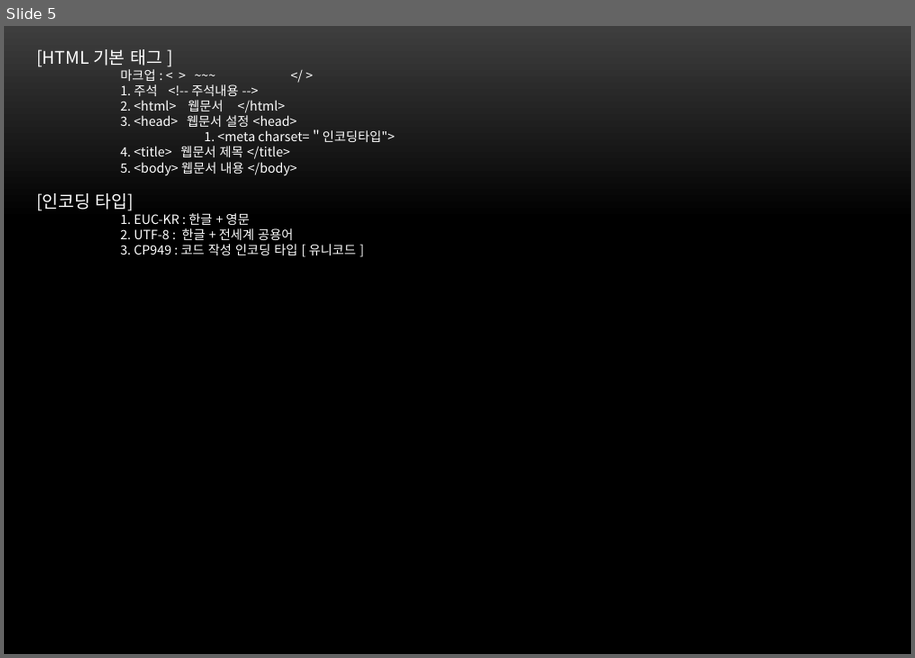
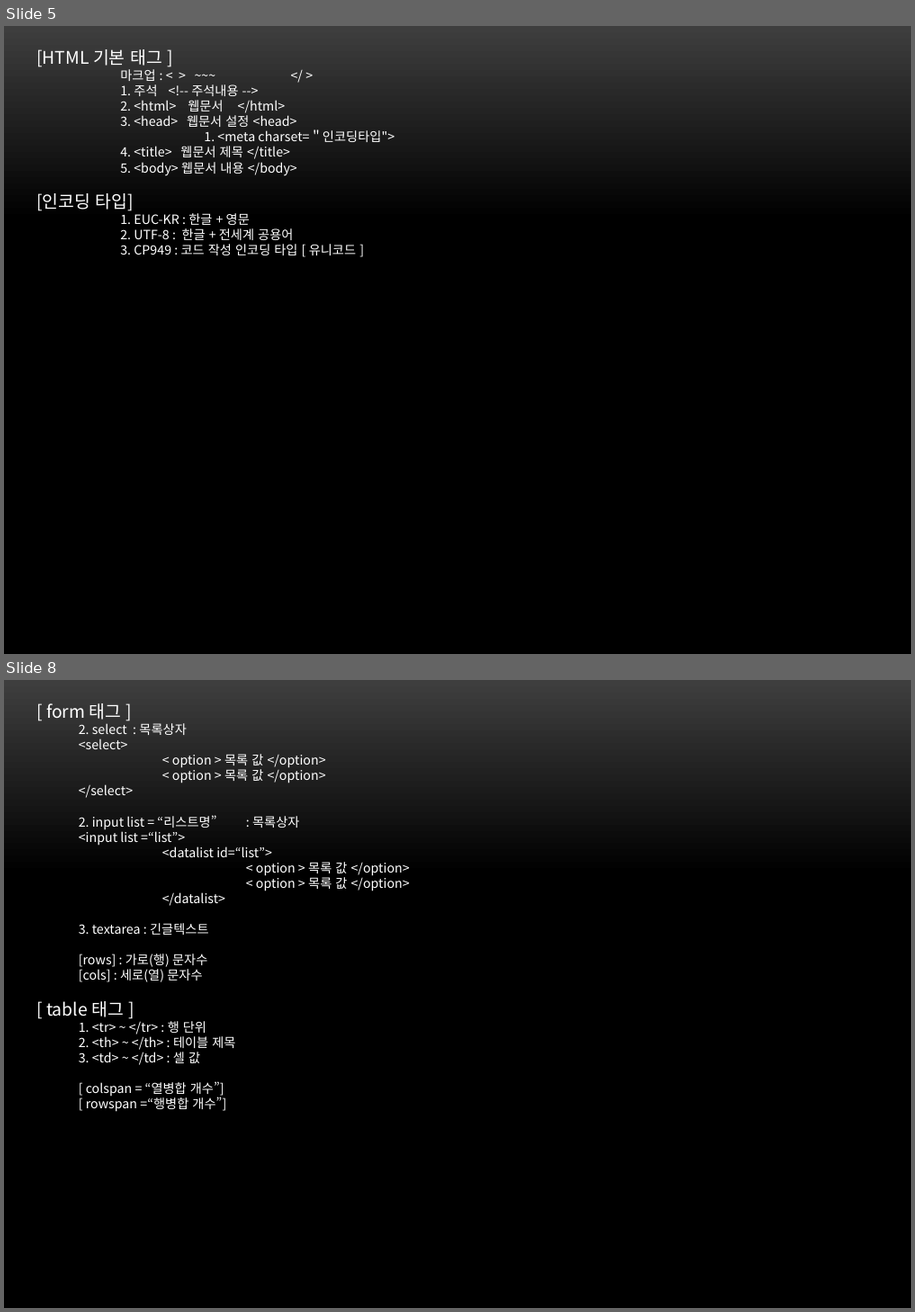
Before and after one commit to itdanja/web_ezen_1, a slide deck: front/src/main/webapp/web.pptx. Shown one above the other, each under a label of ours: slide 5 before the commit, slides 5 and 8 after it; the slides between them are not shown. The pictures are 915x658 and 915x1312 pixels, drawn with LibreOffice and Linux fonts; fonts in the diff are those of the drawing; background and template pictures are left out. Boxes give left, top, right and bottom in pixels: in the first picture for what was removed or moved away, otherwise in the second. Text is boxed around its words. In the diff, an @@ line names an element or a change of style, - is before the commit and + after.

```diff
--- a/front/src/main/webapp/web.pptx
+++ b/front/src/main/webapp/web.pptx
@@ slide 8 added at <box>4,680,911,1308</box>, background picture (left out) @@
@@ text added at <box>46,703,410,1112</box>, 11 pt, text #FFFFFF @@
+[ form 태그 ]
+  2. select : 목록상자
+  <select>
+  < option > 목록 값 </option>
+  < option > 목록 값 </option>
+  </select>
+  2. input list = “리스트명” : 목록상자
+  <input list =“list”>
+  <datalist id=“list”>
+  < option > 목록 값 </option>
+  < option > 목록 값 </option>
+  </datalist>
+  3. textarea : 긴글텍스트
+  [rows] : 가로(행) 문자수
+  [cols] : 세로(열) 문자수
+[ table 태그 ]
+  1. <tr> ~ </tr> : 행 단위
+  2. <th> ~ </th> : 테이블 제목
+  3. <td> ~ </td> : 셀 값
+  [ colspan = “열병합 개수”]
+  [ rowspan =“행병합 개수”]
```
Also in this commit, not shown: 1 slide changed, 2 other slides added, 10 other files.
